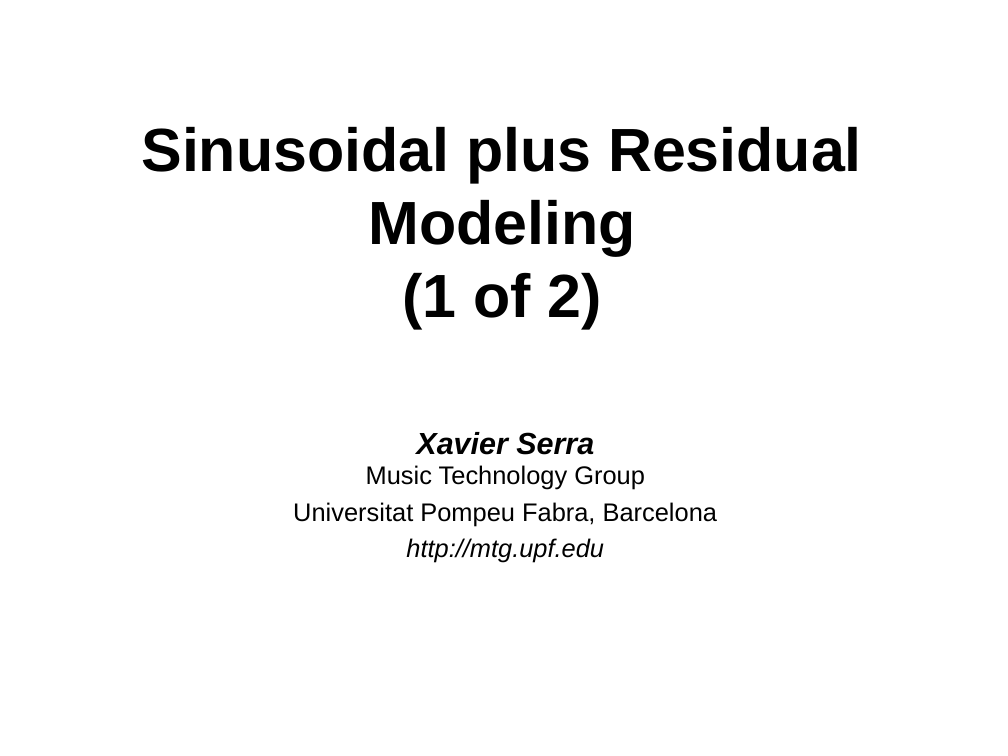
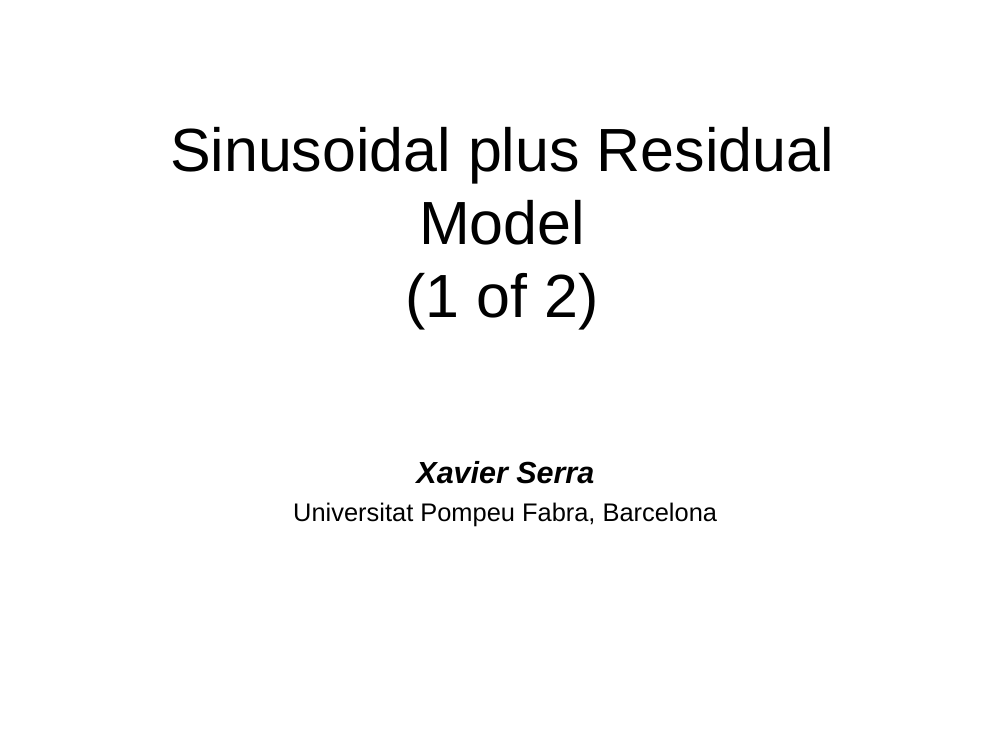
Before and after one commit to MTG/sms-tools, a slide deck: slide 1 of lectures/7-Sinusoidal-plus-residual-model/Sinusoidal-plus-Residual-model-1.odp. Drawn at 1008x756 pixels with LibreOffice and Linux fonts; fonts in the diff are those of the drawing. Boxes give left, top, right and bottom in pixels: in the first picture for what was removed or moved away, otherwise in the second. Text is boxed around its words. In the diff, an @@ line names an element or a change of style, - is before the commit and + after.

```diff
--- a/lectures/7-Sinusoidal-plus-residual-model/Sinusoidal-plus-Residual-model-1.odp
+++ b/lectures/7-Sinusoidal-plus-residual-model/Sinusoidal-plus-Residual-model-1.odp
@@ title at box(170, 126, 834, 328): text changed; bold off @@
-Sinusoidal plus Residual Modeling
-(1 of 2)
+Sinusoidal plus Residual Model
+(1 of 2)
@@ text "Xavier Serra": place and size @@
-text "Xavier Serra" at box(293, 432, 717, 563)
+text "Xavier Serra" at box(293, 461, 717, 526)
@@ text at box(416, 461, 594, 484): text changed; size 20 to 24 pt; bold on; italic on @@
-Xavier Serra
-Music Technology Group
+Xavier Serra
@@ text at box(406, 538, 604, 563): paragraph removed @@
-http://mtg.upf.edu
```
Also in this commit, not shown: 2 other slides changed, 1 slide added, 1 slide removed, 31 other files.
